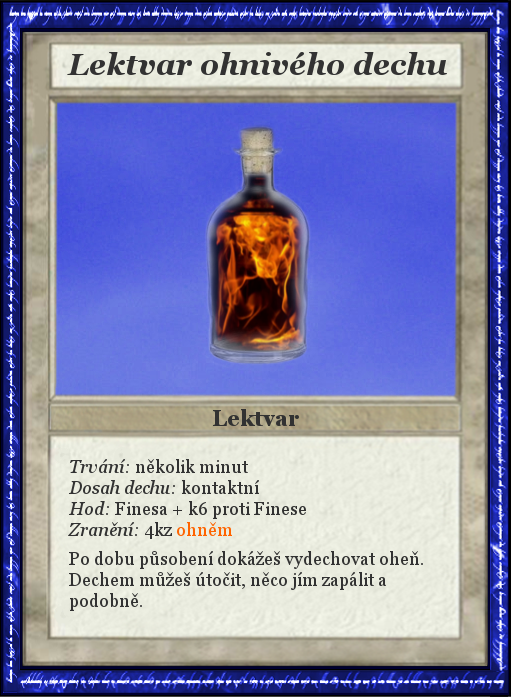
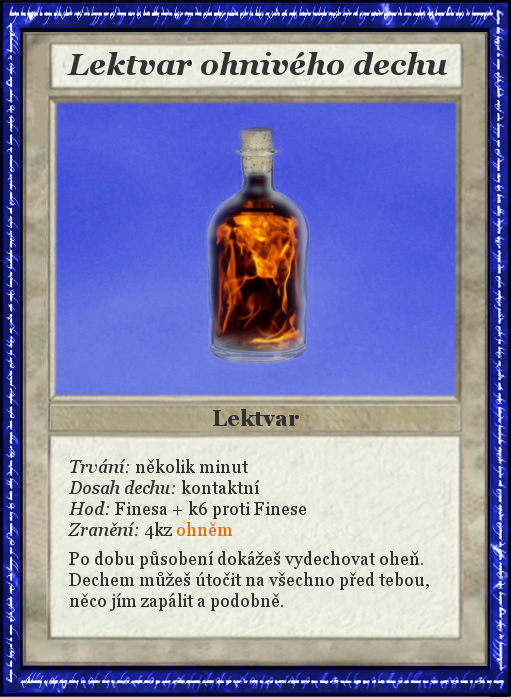
Revision of a layered (511, 697) image; what changed, layer by layer:
painted on "Trvání: několik minut ..." over [70, 572, 429, 611]
